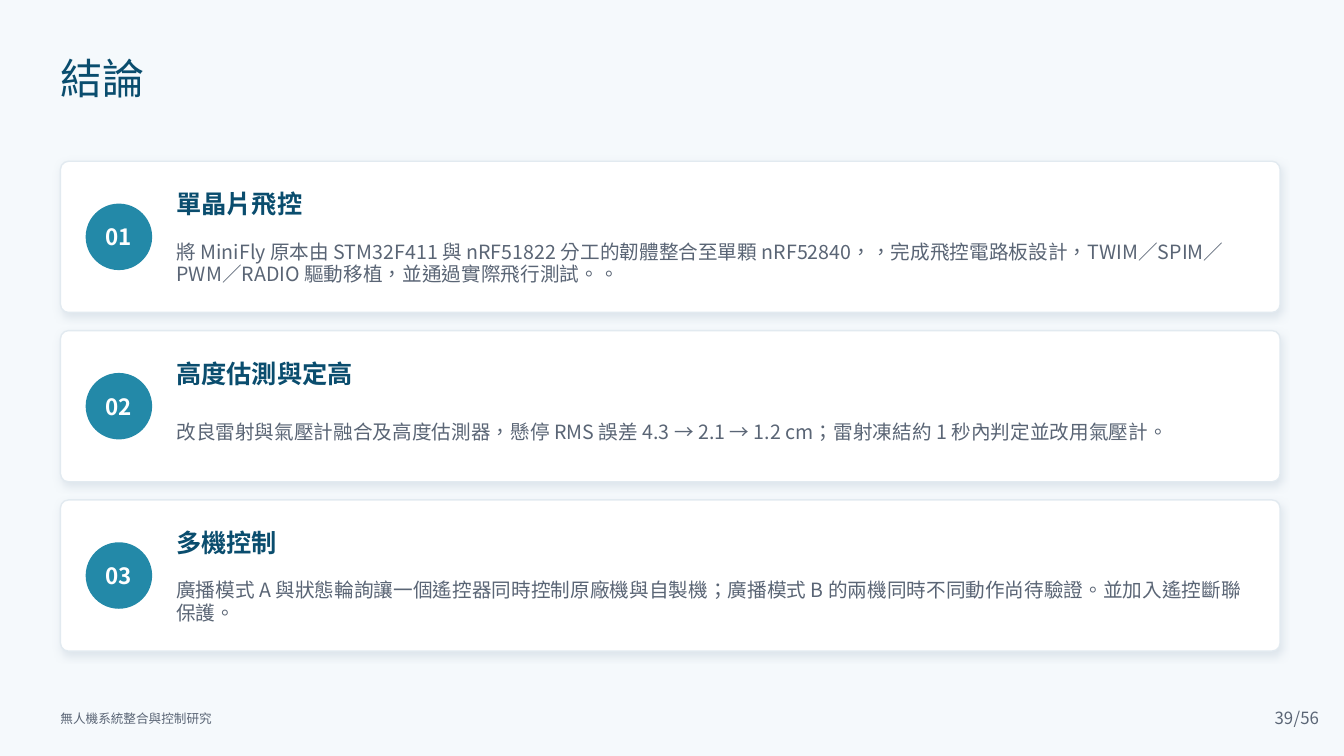
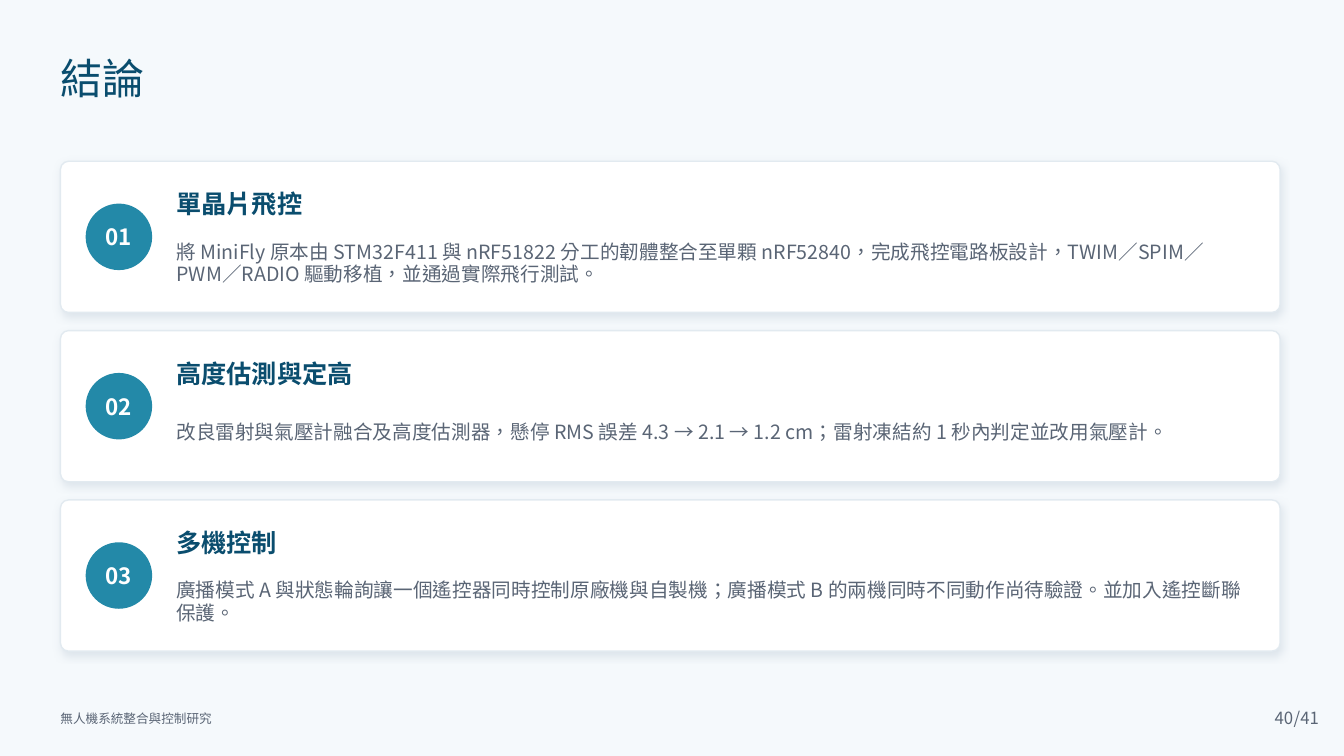
Before and after one commit to lingken1028/-, a slide deck: slide 40 of 無人機系統整合與控制研究_口試簡報 2.pptx (slide 39 before the commit). Drawn at 1344x756 pixels with LibreOffice and Linux fonts; fonts in the diff are those of the drawing. Boxes give left, top, right and bottom in pixels: in the first picture for what was removed or moved away, otherwise in the second. Text is boxed around its words. In the diff, an @@ line names an element or a change of style, - is before the commit and + after.

```diff
--- a/無人機系統整合與控制研究_口試簡報 2.pptx
+++ b/無人機系統整合與控制研究_口試簡報 2.pptx
@@ text at box(176, 242, 1204, 283): text changed @@
-將 MiniFly 原本由 STM32F411 與 nRF51822 分工的韌體整合至單顆 nRF52840，，完成飛控電路板設計，TWIM／SPIM／PWM／RADIO 驅動移植，並通過實際飛行測試。。
+將 MiniFly 原本由 STM32F411 與 nRF51822 分工的韌體整合至單顆 nRF52840，完成飛控電路板設計，TWIM／SPIM／PWM／RADIO 驅動移植，並通過實際飛行測試。
@@ page number at box(1275, 711, 1294, 724): text changed @@
-39
+40
@@ text at box(1294, 711, 1319, 727): text changed @@
-/56
+/41
```
Also in this commit, not shown: 73 other slides changed, 5 slides added.
